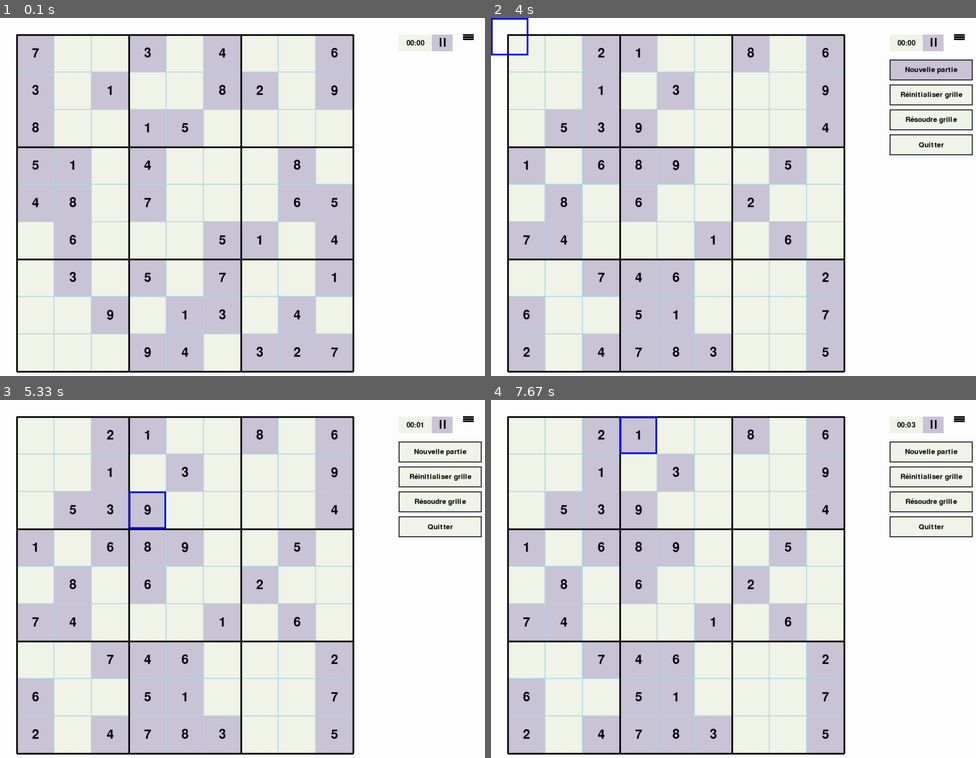
Above: before the commit, frames 1-4 (two rows, left to right).
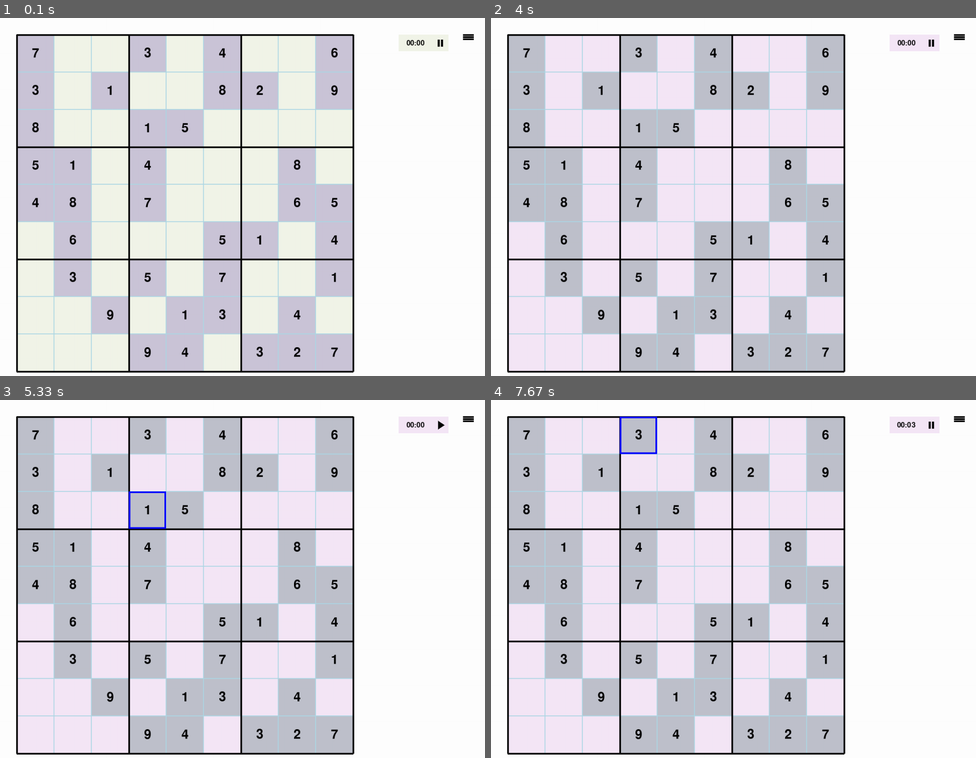
Above: after the commit, the same moments.

Repository: blues1961/sudoku
Game: pygame game, started from sudokupygame.py
Two runs of this game, one before a commit and one after it. Both use one fixed random seed, a clock stepped at 60 frames per second and the inputs below.
Inputs (mouse positions are in pixels of both pictures, inside the frame that each line leads up to):
- Up to frame 1 (0.1 s): no input
- Up to frame 2 (4 s): press the mouse at (563, 204) at 0.37 s; move the mouse to (573, 175) at 0.47 s; release the mouse at (588, 150) at 0.6 s; tap Enter at 0.67, 2.67 s; press the mouse at (636, 53) at 1.03 s; move the mouse to (655, 89) at 1.13 s; release the mouse at (670, 128) at 1.27 s; press the mouse at (563, 53) at 1.37 s; move the mouse to (626, 157) at 1.47 s; release the mouse at (694, 265) at 1.6 s; press the mouse at (524, 164) at 1.7 s; move the mouse to (573, 193) at 1.8 s; release the mouse at (617, 222) at 1.93 s; press the mouse at (825, 164) at 2.03 s; move the mouse to (874, 118) at 2.13 s; release the mouse at (927, 68) at 2.27 s; type "ann" at 2.33 s; press the mouse at (563, 204) at 2.87 s; move the mouse to (694, 154) at 2.97 s; release the mouse at (825, 107) at 3.1 s; press the mouse at (714, 128) at 3.2 s; move the mouse to (709, 222) at 3.3 s; release the mouse at (709, 318) at 3.43 s; press the mouse at (956, 35) at 3.53 s; move the mouse to (801, 53) at 3.63 s; release the mouse at (646, 75) at 3.77 s; click "Nouvelle partie" at 3.88 s
- Up to frame 3 (5.33 s): press the mouse at (145, 510) at 4.2 s; move the mouse to (271, 582) at 4.3 s; release the mouse at (402, 654) at 4.43 s; press the mouse at (441, 425) at 4.53 s; move the mouse to (358, 521) at 4.63 s; release the mouse at (281, 618) at 4.77 s; press the mouse at (441, 425) at 4.87 s; move the mouse to (349, 507) at 4.97 s; release the mouse at (257, 589) at 5.1 s; press the mouse at (441, 425) at 5.2 s; move the mouse to (305, 532) at 5.3 s
- Up to frame 4 (7.67 s): release the mouse at (665, 636) at 5.43 s; press the mouse at (932, 425) at 5.53 s; move the mouse to (908, 489) at 5.63 s; release the mouse at (883, 553) at 5.77 s; press the mouse at (825, 510) at 5.87 s; move the mouse to (738, 507) at 5.97 s; release the mouse at (655, 503) at 6.1 s; press the mouse at (524, 435) at 6.2 s; move the mouse to (646, 482) at 6.3 s; release the mouse at (767, 532) at 6.43 s; press the mouse at (825, 510) at 6.53 s; move the mouse to (806, 571) at 6.63 s; release the mouse at (786, 632) at 6.77 s; press the mouse at (675, 546) at 6.87 s; move the mouse to (728, 604) at 6.97 s; release the mouse at (782, 657) at 7.1 s; press the mouse at (675, 510) at 7.2 s; move the mouse to (718, 604) at 7.3 s; release the mouse at (767, 693) at 7.43 s; press the mouse at (636, 435) at 7.53 s; move the mouse to (743, 485) at 7.63 s

The runs differ from the first frame. In frame 1, 0.2% of the frame differs, in the area x 89-94%, y 4-10%; in frame 2, 32%, in the area x 0-100%, y 0-99%; in frame 3, 31%; in frame 4, 31%.

Commit message:
add paused logic

Diff:
--- a/sudokupygame.py
+++ b/sudokupygame.py
@@ -46,14 +46,15 @@
         self.input_text = ""
         self.candidate_mode = False
 
-        self.start_time=None
+        self.pause_button_hovered=False
+        self.start_time=time.time()
         self.paused_time = 0
         self.duration_heures=0
         self.duration_minutes=0
         self.duration_secondes=0
 
+
     def create_menu(self):
-
         self.menu_button = pygame.Rect(1100, 20, 40, 40)  # Position et taille du bouton de menu
         self.menu_options = [
             {'text': 'Nouvelle partie', 'action': self.start_new_game},
@@ -72,9 +73,11 @@
             self.menu_option_rects.append(option_rect)
 
     def draw_timer(self):
+
         timer_top = self.grid_margin
         timer_left = self.screen.get_width() - self.grid_margin - 200
         timer_rect = pygame.Rect(timer_left,timer_top,80,40)
+
         pygame.draw.rect(self.screen,self.completed_color,timer_rect)
         str_time= str(self.duration_minutes+100)[-2:]+":"+str(self.duration_secondes+100)[-2:]
         text = self.font_menu.render(str_time,True,pygame.Color('black'))
@@ -83,12 +86,20 @@
 
 
     def draw_pause_button(self):
-        pause_top = self.grid_margin
-        pause_left = self.screen.get_width() - self.grid_margin - 120
-        pause_rect = pygame.Rect(pause_left,pause_top,50,40)
-        pygame.draw.rect(self.screen,self.initial_color,pause_rect)
-        pygame.draw.line(self.screen, pygame.Color('black'), (pause_left+20, pause_top+8), (pause_left+20, pause_top+28), 4)
-        pygame.draw.line(self.screen, pygame.Color('black'), (pause_left+30, pause_top+8), (pause_left+30, pause_top+28), 4)
+
+        if self.pause_button['hovered']:
+            color = self.initial_color
+        else:
+            color = self.completed_color
+
+        pygame.draw.rect(self.screen,color,self.pause_button['rect'])
+        pygame.draw.rect(self.screen,self.completed_color,self.pause_button['rect'],4)
+        if self.pause_button['on_pause']:
+            pygame.draw.polygon(self.screen, pygame.Color('black'), [(self.pause_button['left'] + 15, self.pause_button['top'] + 10), (self.pause_button['left'] + 15, self.pause_button['top'] + 30), (self.pause_button['left'] + 30, self.pause_button['top']  + 20)])
+        else:
+
+            pygame.draw.line(self.screen, pygame.Color('black'), (self.pause_button['left']+16,self.pause_button['top']+12), (self.pause_button['left']+16, self.pause_button['top']+28), 5)
+            pygame.draw.line(self.screen, pygame.Color('black'), (self.pause_button['left']+24,self.pause_button['top']+12), (self.pause_button['left']+24, self.pause_button['top']+28), 5)
 
 
     def draw_menu_button(self):
@@ -127,20 +138,38 @@
         else:
              self.hovered_option = None
 
+    def handle_pause_button(self,pos):
+        if self.pause_button['rect'].collidepoint(pos):
+            self.pause_button['hovered'] = True
+            self.pause_button['on_pause'] = not self.pause_button['on_pause']
+            if self.pause_button['on_pause']:
+                self.pause_button['start_time'] = time.time()
+            else:
+                self.paused_time = self.paused_time + self.pause_button['duration']
+                self.pause_button['duration']=0
+        else:
+            self.pause_button['hovered'] = False
+        self.draw_pause_button()
+
     def draw_window(self):
-        self.draw_grid()  # Dessiner la grille
+        if self.pause_button['on_pause']:
+            pass
+        else:
+            self.draw_grid()  # Dessiner la grille
         self.draw_menu_button()  #dessiner bouton hamburger du menu
         self.draw_timer() #dessiner le timer
-        self.draw_pause_button()
+        self.draw_pause_button() #dessiner le bouton pause
         if self.menu_open:
             pos = pygame.mouse.get_pos()
             for index, option_rect in enumerate(self.menu_option_rects):
                 if option_rect.collidepoint(pos):
                     self.hovered_option = index  # Mettre à jour l'option survolée
             self.draw_menu_options()  # Dessiner les options de menu
+
         pygame.display.flip()
 
     def create_widgets(self):
+        # create grid cells
         self.cells = [{'rect': pygame.Rect(self.grid_margin + j * (self.cell_size + self.cell_margin),
                                    self.grid_margin+i * (self.cell_size + self.cell_margin),
                                    self.cell_size, self.cell_size),
@@ -150,10 +179,13 @@
                'editable': self.grid[i][j] == 0,
                'candidate': ""}
               for i in range(9) for j in range(9)]
-
-
         self.selected_rect = pygame.Rect(0, 0, self.cell_size, self.cell_size)
         self.selected_rect_color = pygame.Color('blue')
+
+        # create pause button
+        pause_top = self.grid_margin
+        pause_left = self.screen.get_width() - self.grid_margin - 120
+        self.pause_button = {'rect':pygame.Rect(pause_left,pause_top,40,40),'hovered':False,'top':pause_top,'left':pause_left,'on_pause':False,'start_time':None,'duration':0}
 
     def draw_grid(self):
 
@@ -216,8 +248,6 @@
                 pygame.draw.line(self.screen, pygame.Color('black'), cell['rect'].bottomleft, cell['rect'].bottomright, thickness)
             if (cell['col']) == 8:
                 pygame.draw.line(self.screen, pygame.Color('black'), cell['rect'].topright, cell['rect'].bottomright, thickness)
-
-
 
 
             if self.selected_cell:
@@ -259,15 +289,9 @@
             self.draw_window()
 
     def start_new_game(self):
-        grid,solution = generate_sudoku()
-        self.grid = grid
-        self.solution = solution
-
-        self.create_widgets()
-        self.duration=0
-        self.start_time=None
-        self.start_time = time.time()
-        self.calculate_duration()
+        game = SudokuGame(grid,solution)
+        game.run()
+
 
 
 
@@ -283,21 +307,25 @@
         current_grid = [[0 for _ in range(9)] for _ in range(9)]
         for cell in self.cells:
             current_grid[cell["row"]][cell["col"]] = cell['value']
-        self.grid=solve(current_grid)
+        self.grid=solve(self.grid)
         self.create_widgets()
 
     def handle_events(self):
+
         for event in pygame.event.get():
             if event.type == pygame.QUIT:
                 quit()
             elif event.type == pygame.MOUSEBUTTONDOWN:
                 pos = pygame.mouse.get_pos()
+                self.handle_pause_button(pos)
+                if self.pause_button['on_pause']:
+                    break
                 self.handle_menu_click(pos)  # Gérer le clic sur le bouton de menu ou sur une option de menu
                 for cell in self.cells:
                     if cell['rect'].collidepoint(pos):
                         self.select_cell(cell)
                         break
-            elif event.type == pygame.MOUSEBUTTONUP:
+            elif event.type == pygame.MOUSEBUTTONUP and not self.pause_button['on_pause']:
                 if event.button==3:
                     self.candidate_mode = not self.candidate_mode
                     if self.candidate_mode and self.selected_cell:
@@ -305,7 +333,7 @@
                             self.update_candidate()
                     self.candidate_mode=False
                     self.selected_cell=None
-            elif event.type == pygame.KEYDOWN:
+            elif event.type == pygame.KEYDOWN and not self.pause_button['on_pause']:
                 if self.selected_cell and self.selected_cell['editable']:
                     if event.unicode.isdigit():
                             self.selected_cell['value'] = int(event.unicode)
@@ -321,6 +349,11 @@
                         else:
                             self.hovered_option = None  # Réinitialiser l'option survolée
 
+                if self.pause_button['rect'].collidepoint(event.pos):
+                    self.pause_button['hovered']=True
+                else:
+                    self.pause_button['hovered']=False
+
     def grid_completed(self):
         for cell in self.cells:
             if cell['value'] != self.solution[cell['row']][cell['col']]:
@@ -329,21 +362,24 @@
 
     def calculate_duration(self):
         if not self.grid_completed():
-            elapsed_time = time.time() - self.start_time - self.paused_time
-            # Conversion du temps en heure minutes et secondes
-            self.duration_heures = int(elapsed_time//3600)
-            self.duration_minutes = int(int(elapsed_time % 3600)//60)
-            self.duration_secondes=int(int(int(elapsed_time % 3600)%60))
+            if self.pause_button['on_pause']:
+                self.pause_button['duration'] = time.time()- self.pause_button['start_time']
+            else:
+                elapsed_time = time.time() - self.start_time - self.paused_time
+                # Conversion du temps en heure minutes et secondes
+                self.duration_heures = int(elapsed_time//3600)
+                self.duration_minutes = int(int(elapsed_time % 3600)//60)
+                self.duration_secondes=int(int(int(elapsed_time % 3600)%60))
 
 
 
     def play_game(self):
-        self.start_time=time.time()
         while True:
             self.calculate_duration()
             self.handle_events()
             self.draw_window()
 
+
     def run(self):
         self.play_game()
 
Not shown, changed: .gitignore
